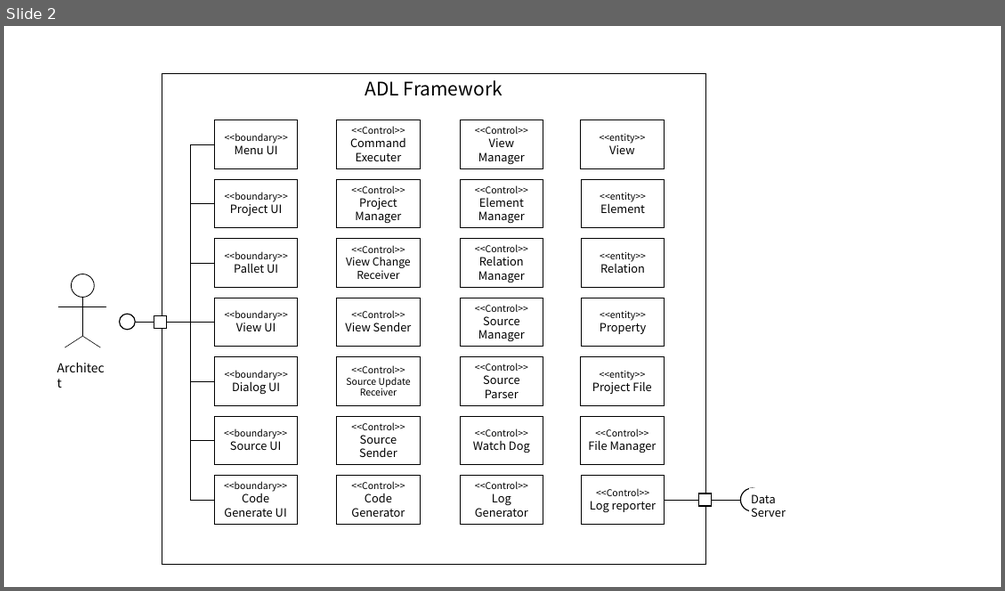
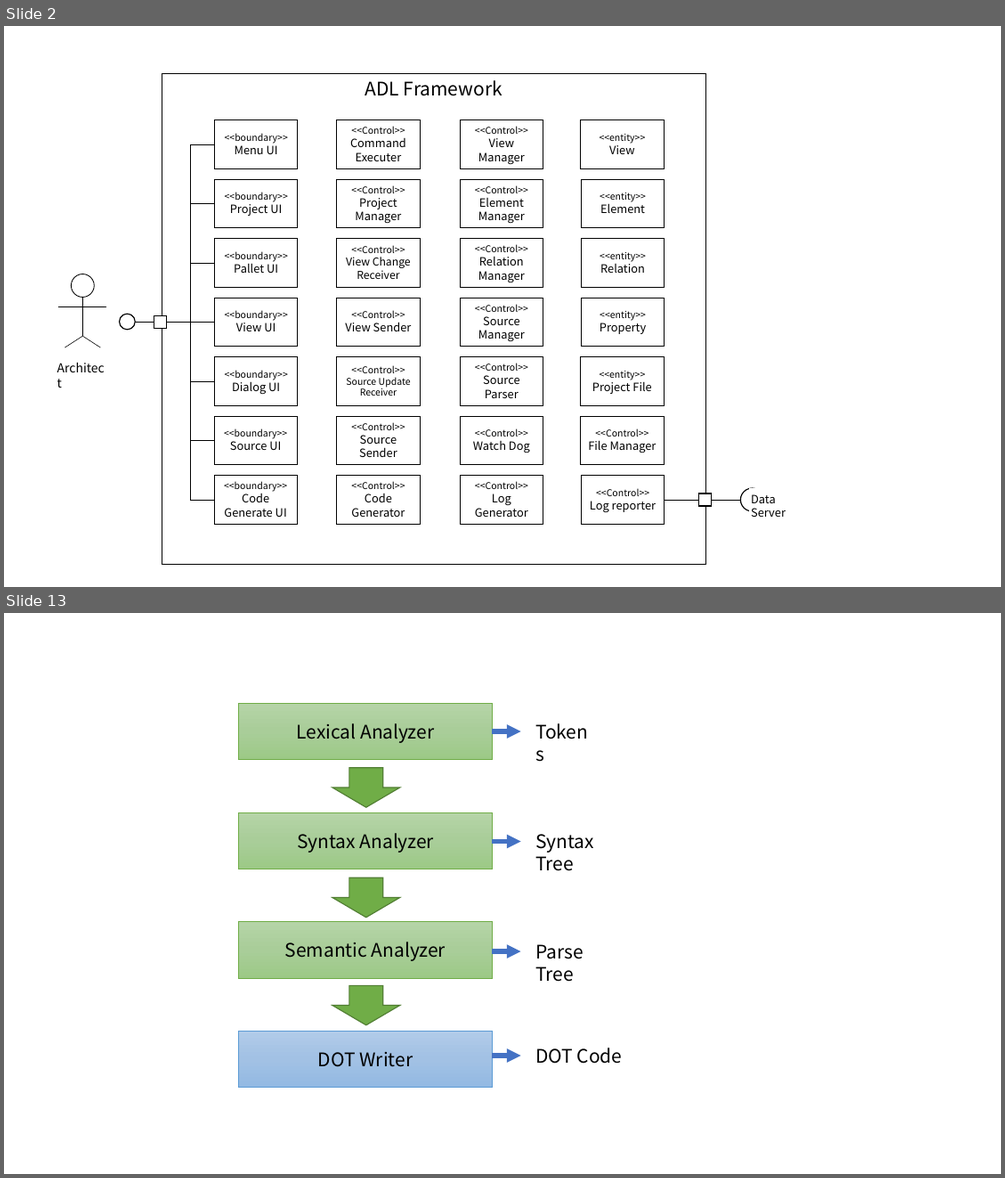
Before and after one commit to helloduk/TIL, a slide deck: AA/인증과제_ppt자료.pptx. Shown one above the other, each under a label of ours: slide 2 before the commit, slides 2 and 13 after it; the slides between them are not shown. The pictures are 1005x591 and 1005x1178 pixels, drawn with LibreOffice and Linux fonts; fonts in the diff are those of the drawing. Boxes give left, top, right and bottom in pixels: in the first picture for what was removed or moved away, otherwise in the second. Text is boxed around its words. In the diff, an @@ line names an element or a change of style, - is before the commit and + after.

```diff
--- a/AA/인증과제_ppt자료.pptx
+++ b/AA/인증과제_ppt자료.pptx
@@ slide 13 added at <box>4,613,1001,1174</box>, background #FFFFFF @@
@@ rectangle added at <box>239,704,493,760</box>, fill gradient #B5D5A7 to #AACE9A to #9CC987, outline #70AD47 0.5 pt, 18 pt, text #000000 @@
+Lexical Analyzer
@@ text added at <box>528,716,600,747</box>, 18 pt, text #000000 @@
+Tokens
@@ arrow added from (493, 731) to (521, 731), #4472C4 4.5 pt @@
@@ down arrow added at <box>332,768,399,807</box>, fill #70AD47, outline #538035 1 pt @@
@@ rectangle added at <box>239,812,493,868</box>, fill gradient #B5D5A7 to #AACE9A to #9CC987, outline #70AD47 0.5 pt, 18 pt, text #000000 @@
+Syntax Analyzer
@@ arrow added from (493, 841) to (521, 841), #4472C4 4.5 pt @@
@@ text added at <box>535,834,594,871</box>, 18 pt, text #000000 @@
+Syntax Tree
@@ down arrow added at <box>332,877,399,917</box>, fill #70AD47, outline #538035 1 pt @@
@@ rectangle added at <box>239,922,493,978</box>, fill gradient #B5D5A7 to #AACE9A to #9CC987, outline #70AD47 0.5 pt, 18 pt, text #000000 @@
+Semantic Analyzer
@@ arrow added from (493, 951) to (521, 951), #4472C4 4.5 pt @@
@@ text added at <box>535,944,583,981</box>, 18 pt, text #000000 @@
+Parse Tree
@@ down arrow added at <box>332,985,399,1025</box>, fill #70AD47, outline #538035 1 pt @@
@@ rectangle added at <box>239,1031,493,1087</box>, fill gradient #B1CBE9 to #A3C1E5 to #93B9E4, outline #5B9BD5 0.5 pt, 18 pt, text #000000 @@
+DOT Writer
@@ arrow added from (493, 1055) to (521, 1055), #4472C4 4.5 pt @@
@@ text added at <box>535,1047,623,1063</box>, 18 pt, text #000000 @@
+DOT Code
```
Also in this commit, not shown: 19 other slides added, 2 other files.
